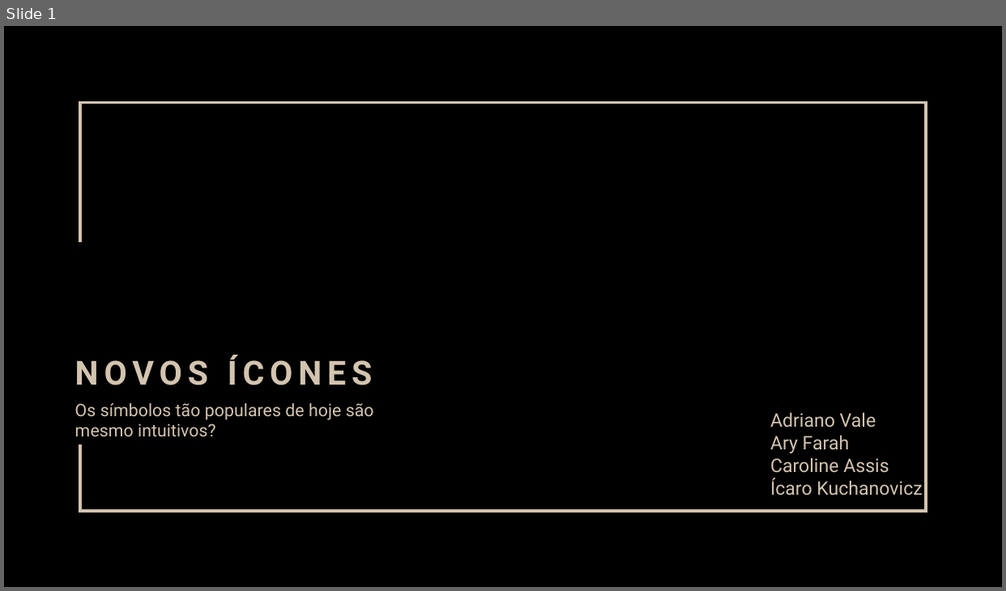
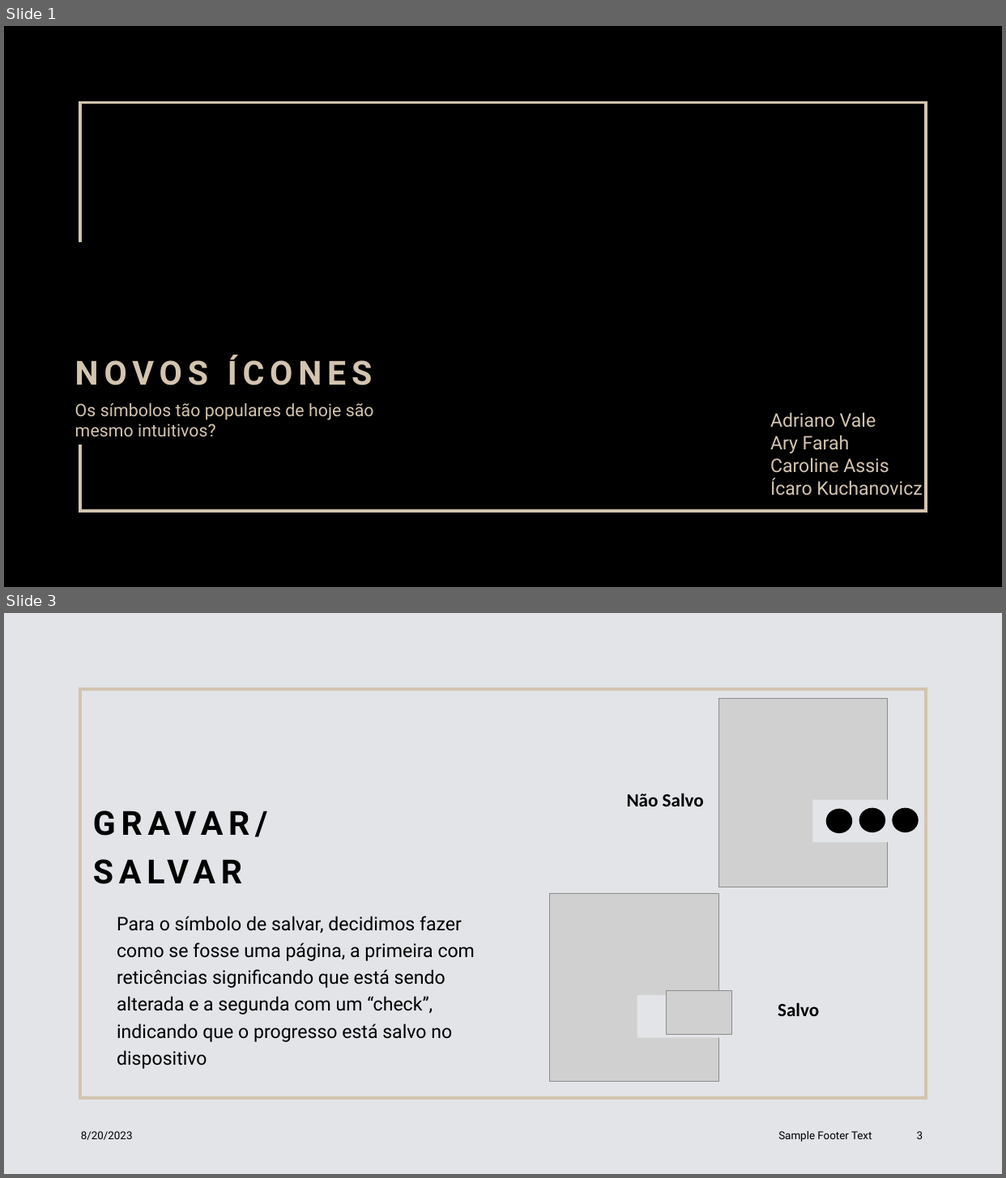
Before and after one commit to aryfarahs/PUCPR, a slide deck: 2º Período/IHC/Novos Ícones -.pptx. Shown one above the other, each under a label of ours: slide 1 before the commit, slides 1 and 3 after it; the slides between them are not shown. The pictures are 1006x591 and 1006x1178 pixels, drawn with LibreOffice and Linux fonts; fonts in the diff are those of the drawing; grey boxes stand for pictures; background and template pictures are left out; a plain dark background stands for a picture behind light text. Boxes give left, top, right and bottom in pixels: in the first picture for what was removed or moved away, otherwise in the second. Text is boxed around its words. In the diff, an @@ line names an element or a change of style, - is before the commit and + after.

```diff
--- a/2º Período/IHC/Novos Ícones -.pptx
+++ b/2º Período/IHC/Novos Ícones -.pptx
@@ slide 3 added at (x1=4, y1=613, x2=1002, y2=1174), background #E2E4E8 @@
@@ rectangle added at (x1=80, y1=689, x2=926, y2=1098), outline #D3C4AF 3 pt @@
@@ picture added at (x1=719, y1=699, x2=889, y2=887) @@
@@ text added at (x1=627, y1=793, x2=704, y2=807), 18 pt, text #000000, bold @@
+Não Salvo
@@ rectangle added at (x1=813, y1=799, x2=917, y2=842), fill #E2E4E8 @@
@@ title added at (x1=93, y1=811, x2=268, y2=837), 32 pt, text #000000, bold @@
+GRAVAR/SALVAR
@@ ellipse added at (x1=827, y1=809, x2=852, y2=833), fill #000000, outline #000000 1 pt @@
@@ ellipse added at (x1=859, y1=808, x2=885, y2=833), fill #000000, outline #000000 1 pt @@
@@ ellipse added at (x1=893, y1=808, x2=918, y2=833), fill #000000, outline #000000 1 pt @@
@@ picture added at (x1=550, y1=894, x2=719, y2=1082) @@
@@ subtitle added at (x1=117, y1=916, x2=475, y2=1069), 18 pt, text #000000 @@
+Para o símbolo de salvar, decidimos fazer como se fosse uma página, a primeira com reticências significando que está sendo alterada e a segunda com um “check”, indicando que o progresso está salvo no dispositivo
@@ rectangle added at (x1=637, y1=995, x2=740, y2=1038), fill #E2E4E8 @@
@@ picture added at (x1=667, y1=991, x2=731, y2=1035) @@
@@ text added at (x1=778, y1=1003, x2=819, y2=1016), 18 pt, text #000000, bold @@
+Salvo
@@ text added at (x1=81, y1=1131, x2=133, y2=1140), 10.5 pt, text #000000 @@
+8/20/2023
@@ text added at (x1=778, y1=1131, x2=872, y2=1142), 10.5 pt, text #000000 @@
+Sample Footer Text
@@ page number added at (x1=917, y1=1131, x2=923, y2=1139), 10.5 pt, text #000000 @@
+3
```
Also in this commit, not shown: 1 slide changed, 1 other slide added.
